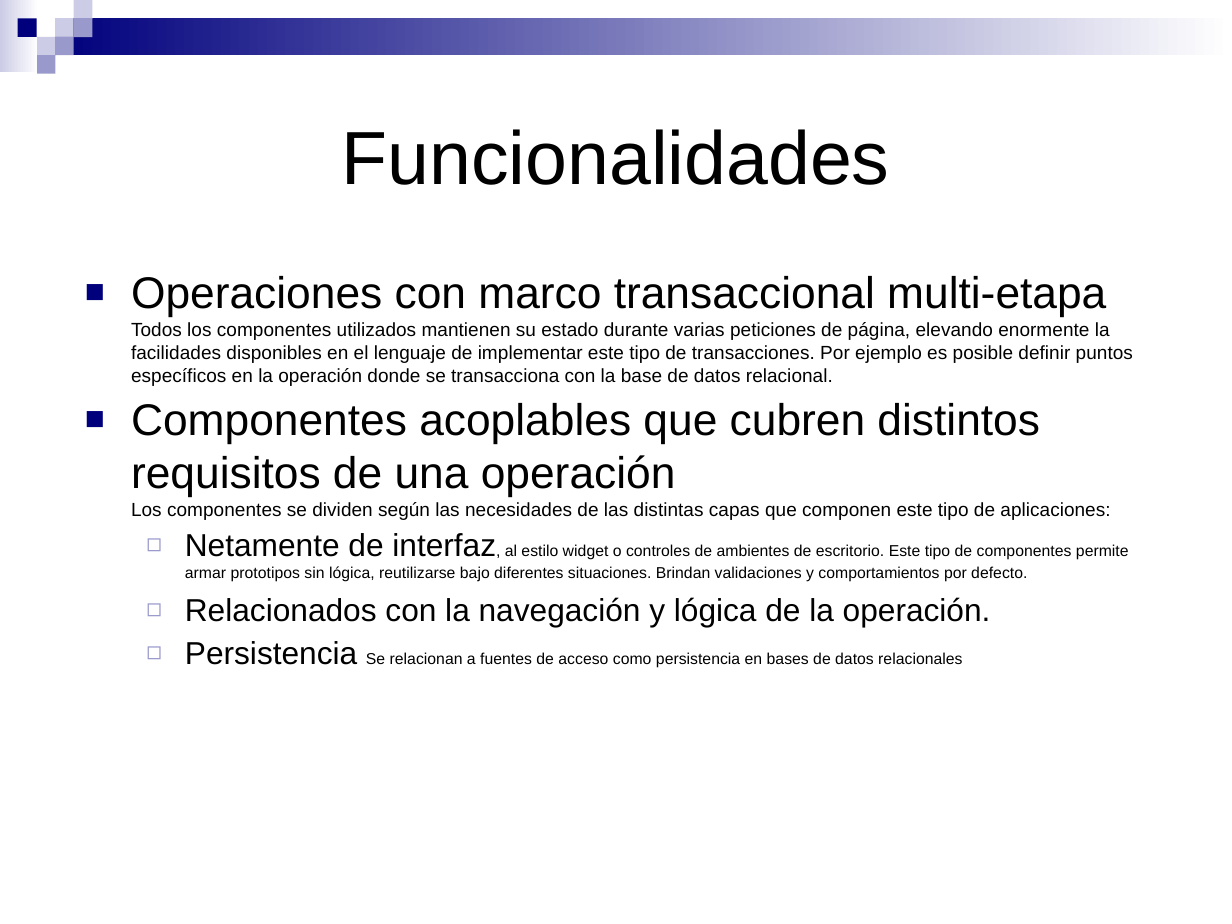
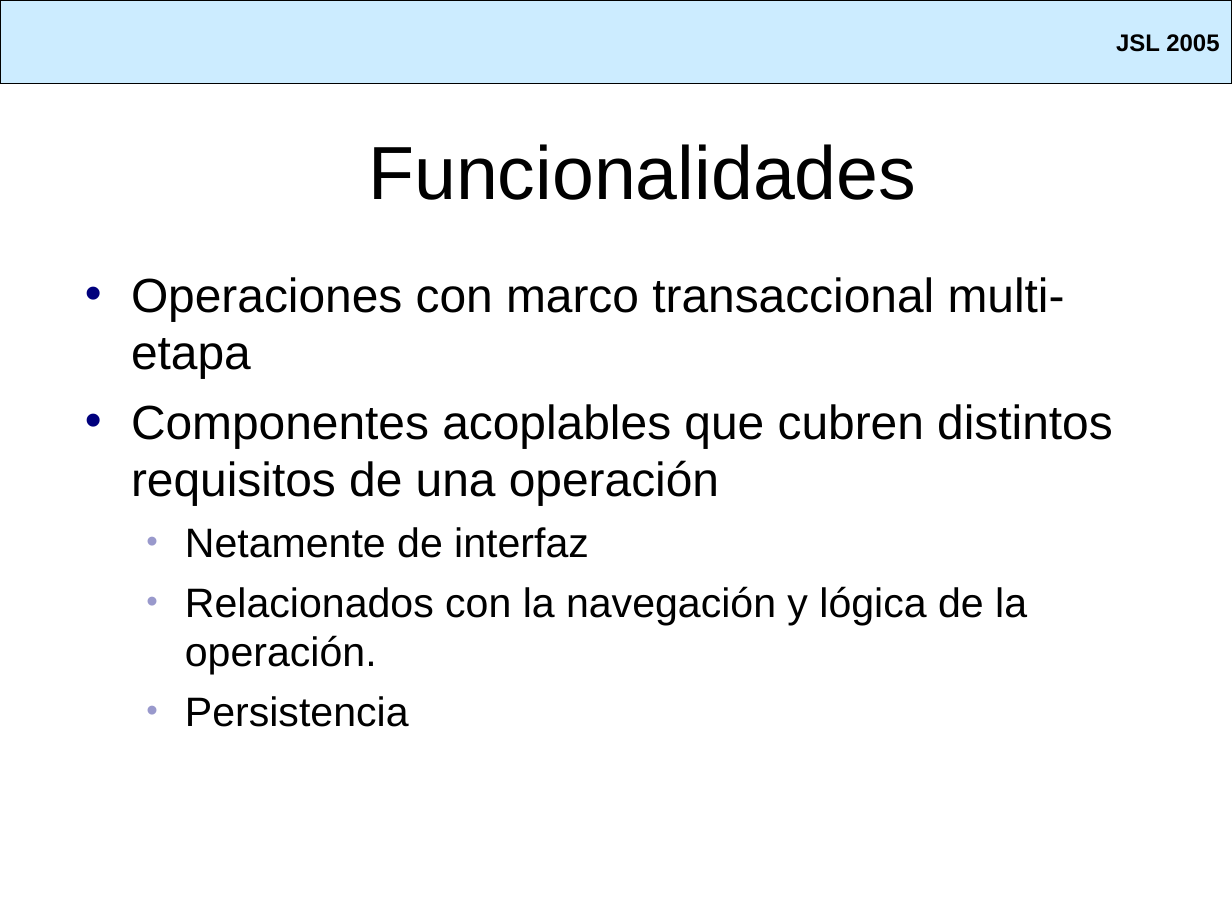
Before and after one commit to SIU-Toba/framework, a slide deck: slide 6 of doc/presentacion/Jornadas JAIIO.ppt. Drawn at 1232x924 pixels with LibreOffice and Linux fonts; fonts in the diff are those of the drawing; background and template pictures are left out. Boxes give left, top, right and bottom in pixels: in the first picture for what was removed or moved away, otherwise in the second. Text is boxed around its words. In the diff, an @@ line names an element or a change of style, - is before the commit and + after.

Commit message:
Presentación: Nuevo estilo y reordenamiento de contenidos, se sacan los comentarios.

```diff
--- a/doc/presentacion/Jornadas JAIIO.ppt
+++ b/doc/presentacion/Jornadas JAIIO.ppt
@@ rectangle added at [0,0,1232,84], fill #CCECFF, outline #000000 0.74 pt, 14 pt, text #000000, bold @@
+JSL 2005
@@ group removed at [0,0,1232,74]: 9 rectangles @@
@@ title "Funcionalidades": place and size @@
-title "Funcionalidades" at [342,129,890,185]
+title "Funcionalidades" at [368,144,916,200]
@@ text at [131,277,1113,558]: text changed; size 11.1 to 28 pt @@
-■ Operaciones con marco transaccional multi-etapa
-  Todos los componentes utilizados mantienen su estado durante varias peticiones de página, elevando enormente la facilidades disponibles en el lenguaje de implementar este tipo de transacciones. Por ejemplo es posible definir puntos específicos en la operación donde se transacciona con la base de datos relacional.
-■ Componentes acoplables que cubren distintos requisitos de una operación
-  Los componentes se dividen según las necesidades de las distintas capas que componen este tipo de aplicaciones:
-  ◻ Netamente de interfaz, al estilo widget o controles de ambientes de escritorio. Este tipo de componentes permite armar prototipos sin lógica, reutilizarse bajo diferentes situaciones. Brindan validaciones y comportamientos por defecto.
+• Operaciones con marco transaccional multi-etapa
+• Componentes acoplables que cubren distintos requisitos de una operación
+  • Netamente de interfaz
@@ text at [185,586,1027,675]: size 18.5 to 24 pt in "Relacionados con la navegación y lógica de ..."; bullet ◻ to •; more space between paragraphs @@
@@ text at [185,696,409,727]: text changed; size 9.2 to 24 pt @@
-  ◻ Persistencia Se relacionan a fuentes de acceso como persistencia en bases de datos relacionales
+  • Persistencia
```
Also in this commit, not shown: 5 other slides changed, 2 slides added, 2 slides removed.
